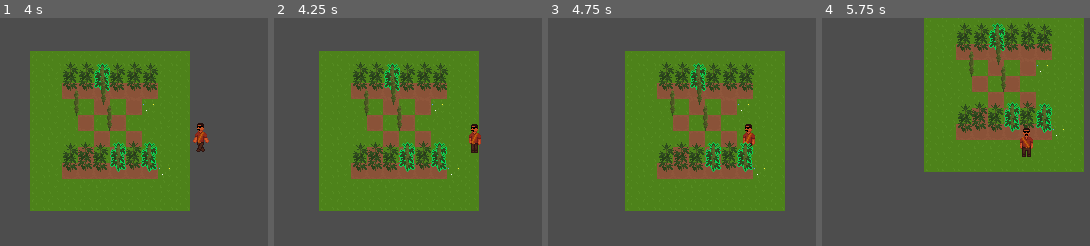
Above: before the commit, frames 1-4 (left to right).
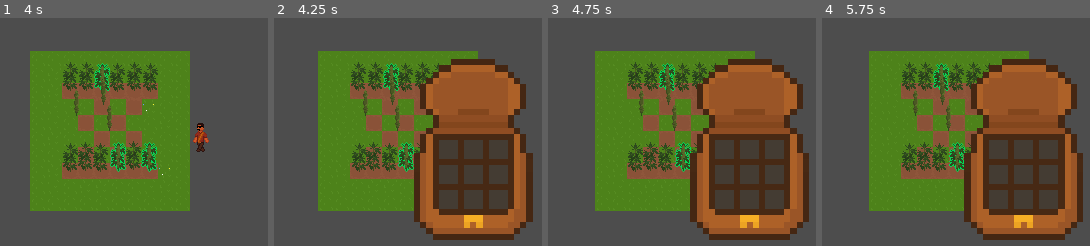
Above: after the commit, the same moments.

Repository: JonasPfeifer05/venganza_cartel
Game: Godot game, scene res://scenes/test_world.tscn
Same seed, same stepped clock (60 frames per second), same inputs: the game is played once before the commit and once after it. Sound files missing from this copy of the repository are replaced by a short silence.
Inputs:
- Up to frame 1 (4 s): tap Enter at 0.5 s; hold D (move_right) 0.53-1.28 s; hold S (move_down) 1.28-2.03 s; hold D (move_right) 2.03-2.78 s; hold W (move_up) 2.78-3.53 s; hold A (move_left) from 3.53 s (still down)
- Up to frame 2 (4.25 s): keep holding A (move_left); tap I (inventory) at 4.15 s
- Up to frame 3 (4.75 s): keep holding A (move_left)
- Up to frame 4 (5.75 s): release A (move_left) at 5.03 s; hold S (move_down) from 5.03 s (still down)

Frame 1 is identical in both runs. In frame 2, 33% of the frame differs, in the area x 16-97%, y 14-98%; in frame 3, 43%; in frame 4, 64%, in the area x 17-98%, y 0-98%.

Commit message:
#7 inventory ui + controls

Diff:
--- /dev/null
+++ b/scenes/inventory_ui.tscn
@@ -0,0 +1,21 @@
+[gd_scene load_steps=3 format=3 uid="uid://cjqvi7ri72qo6"]
+
+[ext_resource type="Texture2D" uid="uid://bn50opjoo4qnx" path="res://sprites/inventory/inventory.png" id="1_tahbm"]
+[ext_resource type="Script" uid="uid://yru6lesqcvl6" path="res://scripts/inventory_ui.gd" id="1_ylkvr"]
+
+[node name="InventoryUI" type="Control"]
+z_index = 4
+layout_mode = 3
+anchors_preset = 0
+offset_right = 40.0
+offset_bottom = 40.0
+script = ExtResource("1_ylkvr")
+
+[node name="TextureRect" type="TextureRect" parent="."]
+custom_minimum_size = Vector2(3.85, 0)
+layout_mode = 0
+offset_left = -100.0
+offset_top = -100.0
+offset_right = 100.0
+offset_bottom = 100.0
+texture = ExtResource("1_tahbm")
--- a/scenes/player.tscn
+++ b/scenes/player.tscn
@@ -1,6 +1,7 @@
-[gd_scene load_steps=27 format=3 uid="uid://csh7wdge57n6h"]
+[gd_scene load_steps=28 format=3 uid="uid://csh7wdge57n6h"]
 
 [ext_resource type="Script" uid="uid://dbx7gwfr2mm7w" path="res://scripts/player_movement.gd" id="1_g2els"]
+[ext_resource type="PackedScene" uid="uid://cjqvi7ri72qo6" path="res://scenes/inventory_ui.tscn" id="2_smehm"]
 [ext_resource type="Texture2D" uid="uid://ccnjpr5maow8d" path="res://sprites/player/player-idle.png" id="2_tuyoq"]
 [ext_resource type="Texture2D" uid="uid://bmw8g00e0klal" path="res://sprites/player/player-walk-down.png" id="3_qlg0r"]
 [ext_resource type="Texture2D" uid="uid://chc3p8rrhjj5n" path="res://sprites/player/player-walk-horizontal.png" id="4_qlg0r"]
@@ -164,6 +165,8 @@
 position_smoothing_enabled = true
 position_smoothing_speed = 10.0
 
+[node name="InventoryUI" parent="Camera2D" instance=ExtResource("2_smehm")]
+
 [node name="Smoothing2D" type="Node2D" parent="."]
 y_sort_enabled = true
 script = ExtResource("6_fjrip")
--- a/scripts/global/inventory.gd
+++ b/scripts/global/inventory.gd
@@ -1,9 +1,11 @@
 extends Node
 
-signal inventory_changed(inventory: Dictionary[ItemType.Variant, int])
+signal inventory_content_changed(inventory: Dictionary[ItemType.Variant, int])
+signal inventory_visibility_changed(visible: bool)
 
 var inventory: Dictionary[ItemType.Variant, int] = {}
 const inventory_size: int = 10
+var visible: bool = false
 
 func add_item(item_data: ItemData):
 	if inventory.size() == inventory_size && !inventory.has(item_data.type):
@@ -14,7 +16,7 @@
 
 	var previous_amount = inventory.get_or_add(item_data.type, 0)
 	inventory.set(item_data.type, previous_amount + item_data.amount)
-	inventory_changed.emit(inventory)
+	inventory_content_changed.emit(inventory)
 
 func remove_item(item_data: ItemData):
 	if item_data.amount <= 0:
@@ -26,4 +28,8 @@
 	elif item_data.amount < previous_amount:
 		inventory.set(item_data.type, previous_amount - item_data.amount)
 
-	inventory_changed.emit(inventory)
+	inventory_content_changed.emit(inventory)
+
+func set_visible(new_visible: bool):
+	visible = new_visible
+	inventory_visibility_changed.emit(visible)
--- /dev/null
+++ b/scripts/inventory_ui.gd
@@ -0,0 +1,12 @@
+extends Control
+
+func _ready() -> void:
+	update_visibility()
+
+func _process(_delta: float) -> void:
+	if Input.is_action_just_pressed("inventory"):
+		Inventory.set_visible(!Inventory.visible)
+		update_visibility()
+
+func update_visibility():
+	visible = Inventory.visible
--- a/scripts/player_movement.gd
+++ b/scripts/player_movement.gd
@@ -7,6 +7,9 @@
 	pass
 
 func _physics_process(_delta: float) -> void:
+	if Inventory.visible:
+		return
+
 	var direction: Vector2 = Input.get_vector("move_left", "move_right", "move_up", "move_down")
 	velocity = direction * player_speed;
 	move_and_slide()
Not shown, added: scripts/inventory_ui.gd.uid
Binary file added: sprites/inventory/inventory.aseprite
Binary file added: sprites/inventory/inventory.png
Not shown, added: sprites/inventory/inventory.png.import
